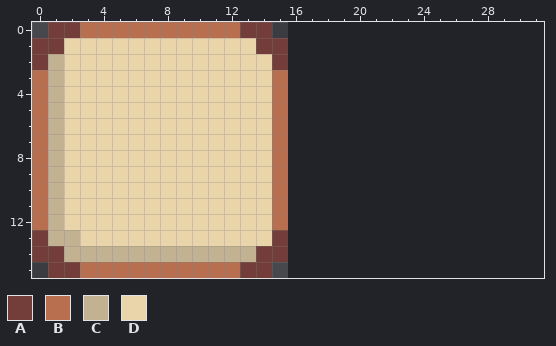
Pixel-art file, stored at res/system/inventory.ase. That is the earlier state.
16x16 pixels, 1 frame. The old version is drawn lined up with the new one, on the new canvas.
Palette (. is transparent): A #733e39  B #b86f50  C #c2b292  D #ead4aa
Pixels before, first column x 0:
 0 .AABBBBBBBBBBAA.
 1 AADDDDDDDDDDDDAA
 2 ACDDDDDDDDDDDDDA
 3 BCDDDDDDDDDDDDDB
 4 BCDDDDDDDDDDDDDB
 5 BCDDDDDDDDDDDDDB
 6 BCDDDDDDDDDDDDDB
 7 BCDDDDDDDDDDDDDB
 8 BCDDDDDDDDDDDDDB
 9 BCDDDDDDDDDDDDDB
10 BCDDDDDDDDDDDDDB
11 BCDDDDDDDDDDDDDB
12 BCDDDDDDDDDDDDDB
13 ACCDDDDDDDDDDDDA
14 AACCCCCCCCCCCCAA
15 .AABBBBBBBBBBAA.
The same view after the edit:
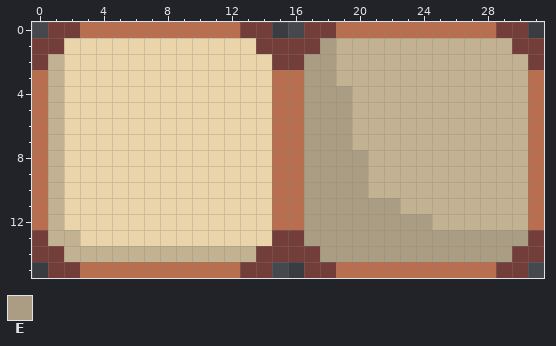
Colours new in this view: E #aa9d83
Commit: inventory: Experimenting with the behaviour of moving objects, still poc
Difference:
canvas 16x16 -> 32x16
Colour A is added in row 0 at x 17 to 18 and 29 to 30; in row 1 at x 16 to 17 and 30 to 31; in row 2 at x 16 and 31; in row 13 at x 16 and 31; in row 14 at x 16 to 17 and 30 to 31; in row 15 at x 17 to 18 and 29 to 30.
Colour B is added in row 0 at x 19 to 28; in rows 3 to 12 at x 16 and 31; in row 15 at x 19 to 28.
Colour C is added in row 1 at x 19 to 29; in rows 2 to 3 at x 19 to 30; in rows 4 to 7 at x 20 to 30; in rows 8 to 10 at x 21 to 30; in row 11 at x 23 to 30; in row 12 at x 25 to 30.
Colour E is added in row 1 at x 18; in rows 2 to 3 at x 17 to 18; in rows 4 to 7 at x 17 to 19; in rows 8 to 10 at x 17 to 20; in row 11 at x 17 to 22; in row 12 at x 17 to 24.
Colour E is added in row 13 at x 17 to 30; in row 14 at x 18 to 29.
Pixel boxes of the changes (left, top, right, bottom) in both pictures:
added: (288, 22, 544, 278)
